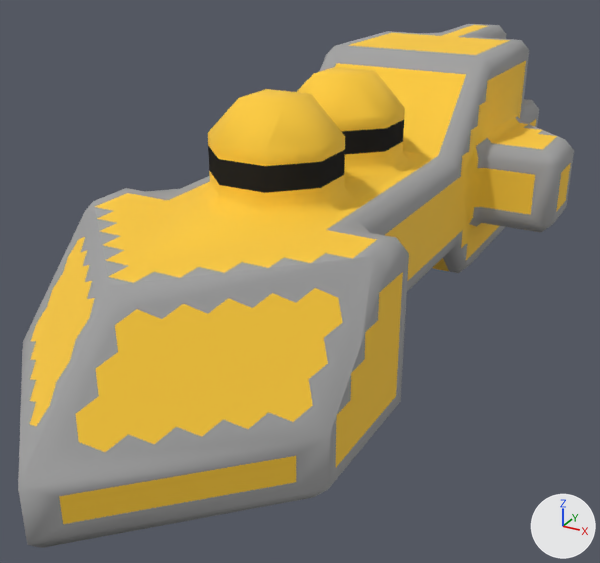
Two versions of the OBJ model src/jsMain/resources/meshes/mechyrdia-1-nano-class.obj, one commit apart.
One viewpoint serves both versions: a 50 mm camera at (16.2, -33.4, 17.2) aimed at (-0.9, -2.4, 1.7). The axes (+X, +Y, +Z) are drawn at lower right. The lights are the same throughout. Where no turn or scale is listed for an object, it has been applied to the vertices.

Names of what the first picture shows: 'mechyrdia-1-nano-class'.
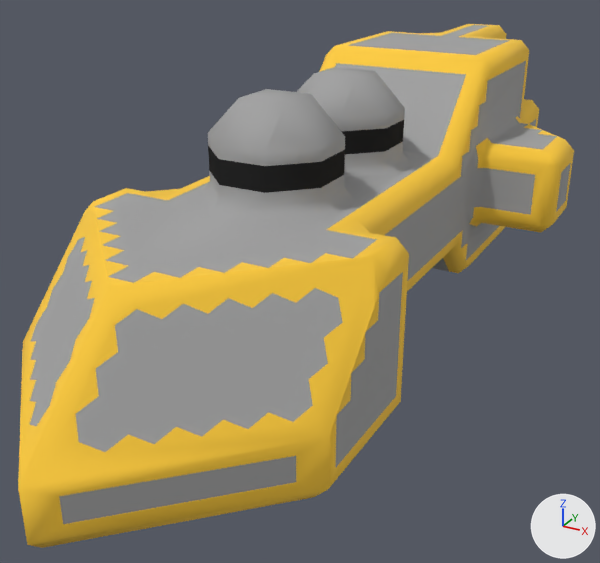
What differs and where, as boxes [x1, y1, x2, y2] in the pictures (600 x 563 px; the box of a moved part takes in the faces that stretch with it):
part 1 of me_mechyrdia_1_nano_class, moved or reshaped: [19, 57, 560, 548] in both
part 2 of me_mechyrdia_1_nano_class, surface changed: [18, 24, 574, 545] in both

The change, as a diff of the scene's bpy script:
```diff
--- a/src/jsMain/resources/meshes/mechyrdia-1-nano-class.obj.py
+++ b/src/jsMain/resources/meshes/mechyrdia-1-nano-class.obj.py
@@ me_mechyrdia_1_nano_class @@
 # used by ob_mechyrdia_1_nano_class; location = (0.0, 0.0, 0.0)
-me_mechyrdia_1_nano_class.from_pydata(...)  # 781 vertices, 1445 faces; spans x -8.5..8.5, y -20.5..20.5, z 0.0..11.0
+me_mechyrdia_1_nano_class.from_pydata(...)  # 780 vertices, 1443 faces; spans x -8.5..8.5, y -20.5..20.5, z 0.0..11.0
+# me_mechyrdia_1_nano_class part 1
+# 5 vertices are removed from x -4.8..6.5, y -19.0..14.5, z 0.5..6.5
+# 171 faces are deleted
+# 1 vertex moves from x 2.0, y -1.5, z 9.5 to x 1.0, y -2.0, z 10.0
+# 4 vertices are added at (6.5, -11.0, 5.5), (3.0, -17.0, 0.0), (-2.0, 14.5, 10.5), (-2.0, 17.0, 8.0)
+# 169 new faces join them
+# me_mechyrdia_1_nano_class part 2: 1256 kept faces spanning x -8.5..8.5, y -20.5..20.5, z 0.0..11.0 get new texture (UV) coordinates
 me_mechyrdia_1_nano_class.materials.append(mat_mechyrdia_1_nano_class)
```
